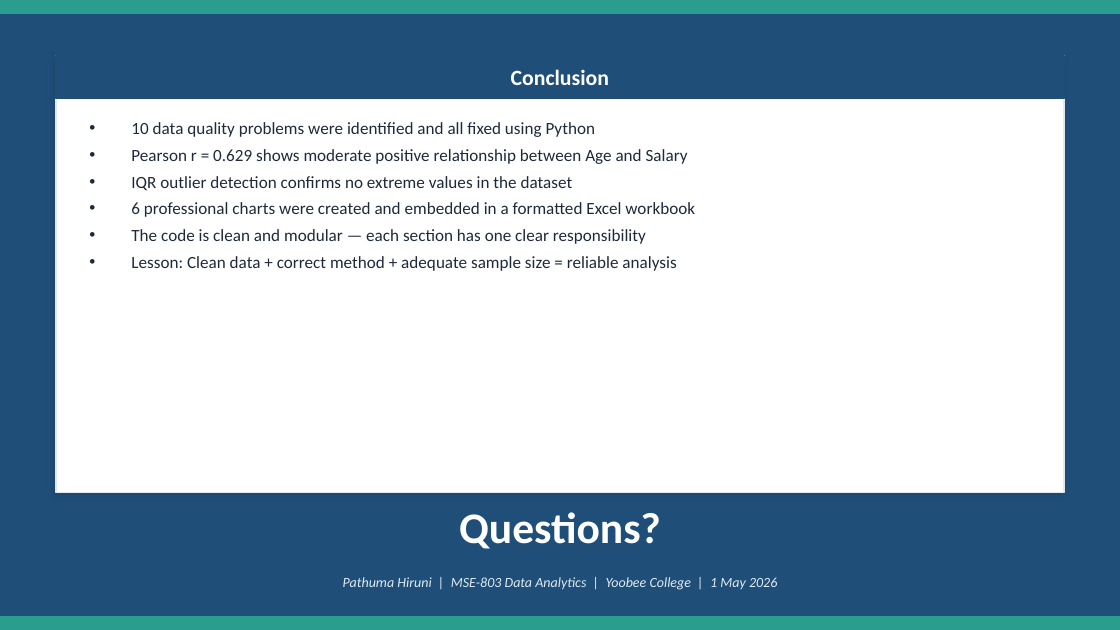
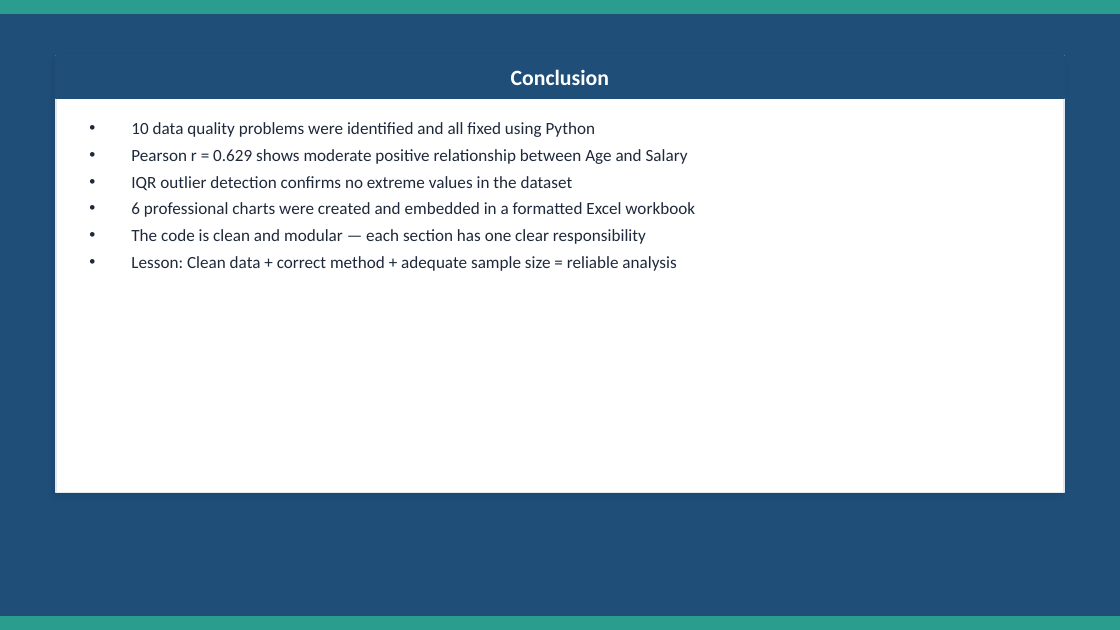
Before and after one commit to Wisidagamage/MSE-803-Data-Analytics, a slide deck: slide 9 of week 3/Activity 2/messy_dataset_Visualization.pptx (slide 13 before the commit). Drawn at 1120x630 pixels with LibreOffice and Linux fonts; fonts in the diff are those of the drawing. Boxes give left, top, right and bottom in pixels: in the first picture for what was removed or moved away, otherwise in the second. Text is boxed around its words. In the diff, an @@ line names an element or a change of style, - is before the commit and + after.

```diff
--- a/week 3/Activity 2/messy_dataset_Visualization.pptx
+++ b/week 3/Activity 2/messy_dataset_Visualization.pptx
@@ text removed at [459,512,661,549] @@
-Questions?
@@ text removed at [343,577,777,590] @@
-Pathuma Hiruni | MSE-803 Data Analytics | Yoobee College | 1 May 2026
```
Also in this commit, not shown: 2 other slides changed, 4 slides removed.
